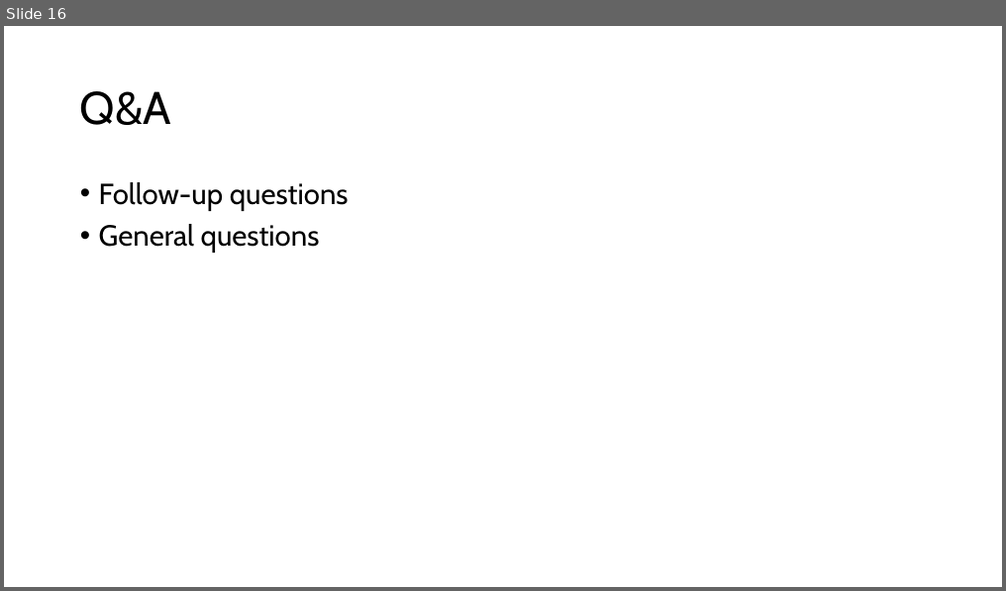
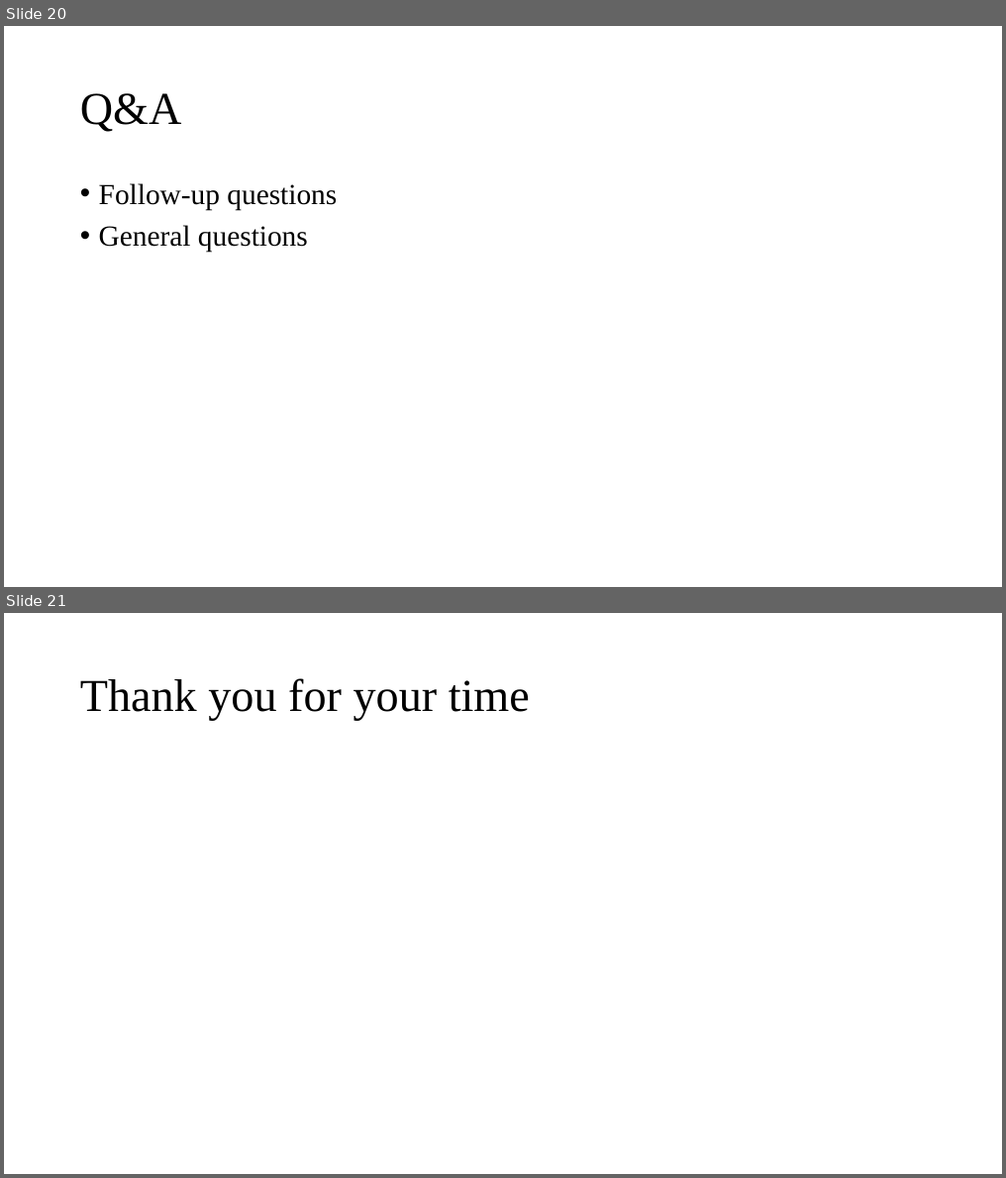
Before and after one commit to EsFrost/m2i_projet, a slide deck: presentation_en.pptx. Shown one above the other, each under a label of ours: slide 16 before the commit, slides 20 and 21 after it. The pictures are 1006x591 and 1006x1178 pixels, drawn with LibreOffice and Linux fonts; fonts in the diff are those of the drawing. Boxes give left, top, right and bottom in pixels: in the first picture for what was removed or moved away, otherwise in the second. Text is boxed around its words. In the diff, an @@ line names an element or a change of style, - is before the commit and + after.

```diff
--- a/presentation_en.pptx
+++ b/presentation_en.pptx
@@ slide 21 added at (x1=4, y1=613, x2=1002, y2=1174), background #FFFFFF @@
@@ title added at (x1=80, y1=678, x2=530, y2=721), 44 pt, text #000000 @@
+Thank you for your time
@@ what was slide 16 is now slide 20 @@
@@ slide 20 changed as well @@
@@ title "Q&A" at (x1=80, y1=93, x2=182, y2=132): font Cabin to Times New Roman @@
@@ text "Follow-up questions" at (x1=99, y1=183, x2=337, y2=252): font Cabin to Times New Roman @@
```
Also in this commit, not shown: 15 other slides changed, 4 other slides added, 6 other files.
